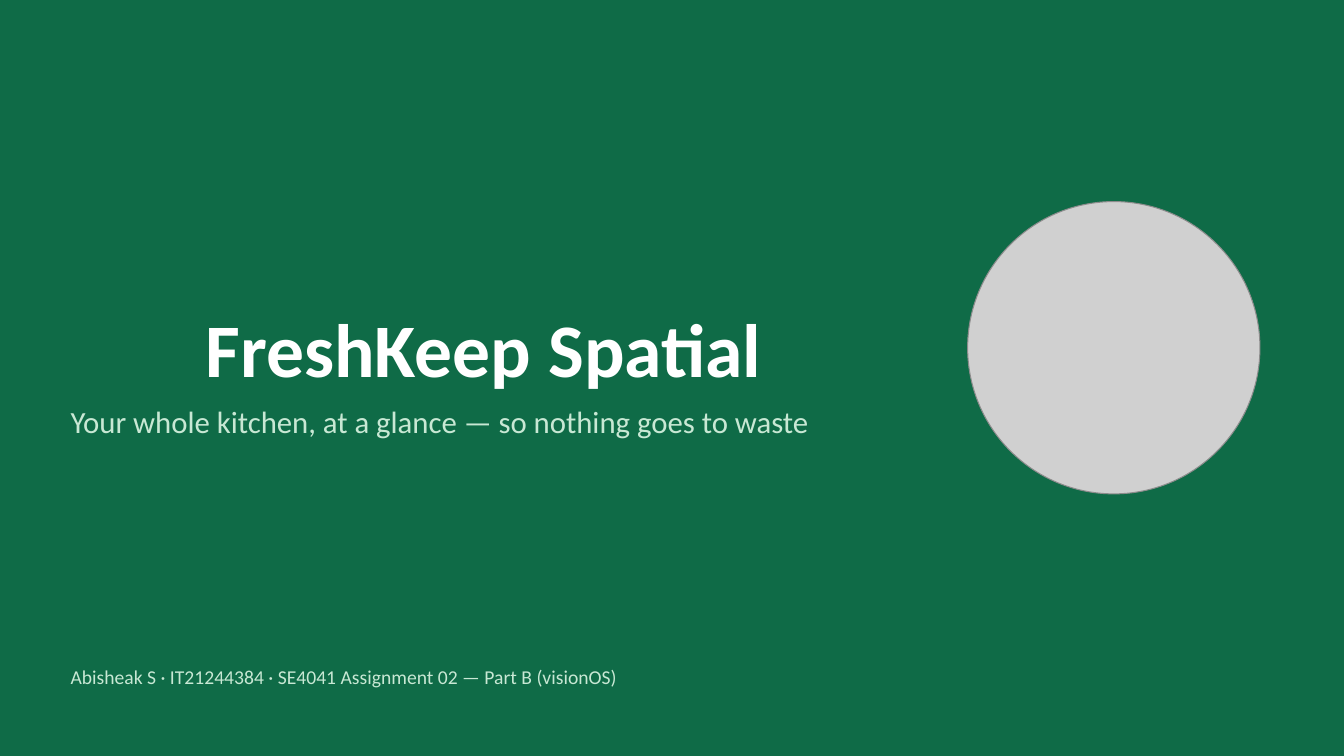
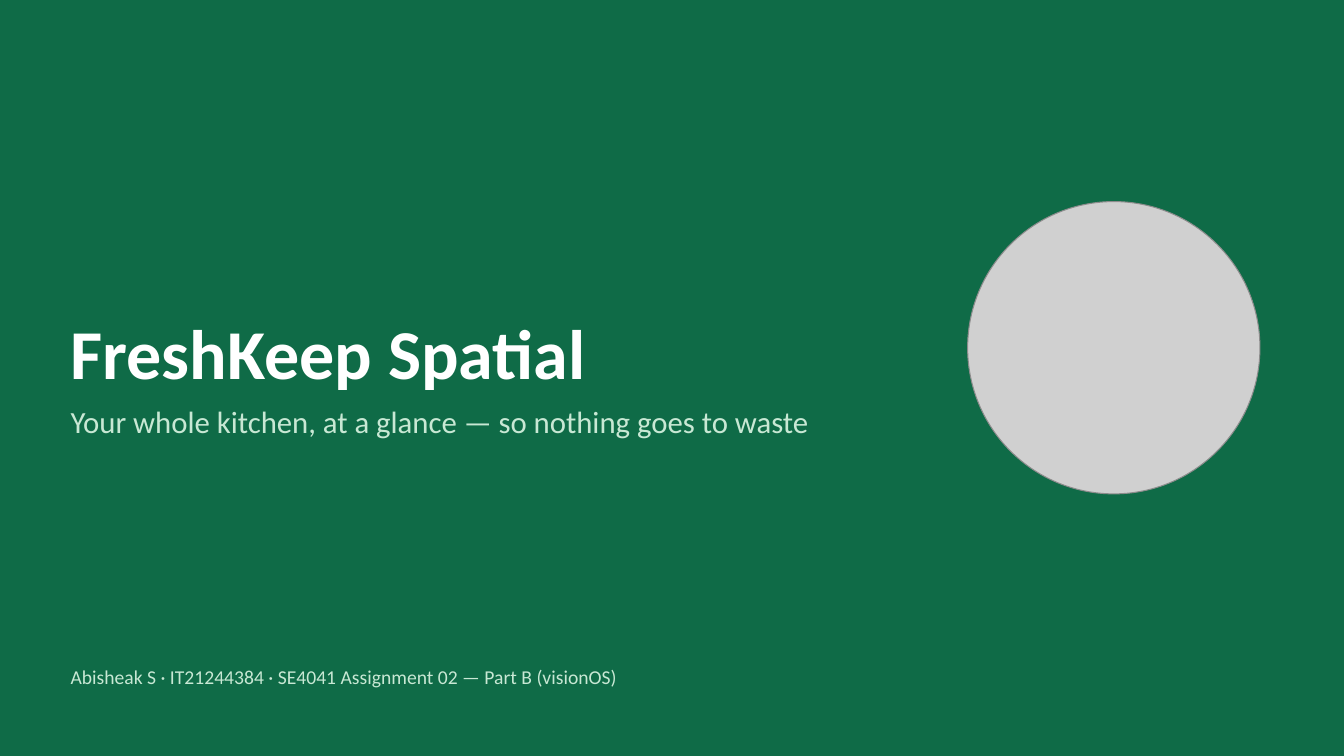
Before and after one commit to IT21244384/SE4041-FreshKeep, a slide deck: slide 1 of docs/FreshKeep_Spatial_Pitch_IT21244384.pptx. Drawn at 1344x756 pixels with LibreOffice and Linux fonts; fonts in the diff are those of the drawing; grey boxes stand for pictures. Boxes give left, top, right and bottom in pixels: in the first picture for what was removed or moved away, otherwise in the second. Text is boxed around its words. In the diff, an @@ line names an element or a change of style, - is before the commit and + after.

```diff
--- a/docs/FreshKeep_Spatial_Pitch_IT21244384.pptx
+++ b/docs/FreshKeep_Spatial_Pitch_IT21244384.pptx
@@ title "FreshKeep Spatial" at [71, 329, 585, 390]: size 54 to 50 pt; alignment centre to left @@
```
Also in this commit, not shown: 4 other slides changed, 26 other files.
